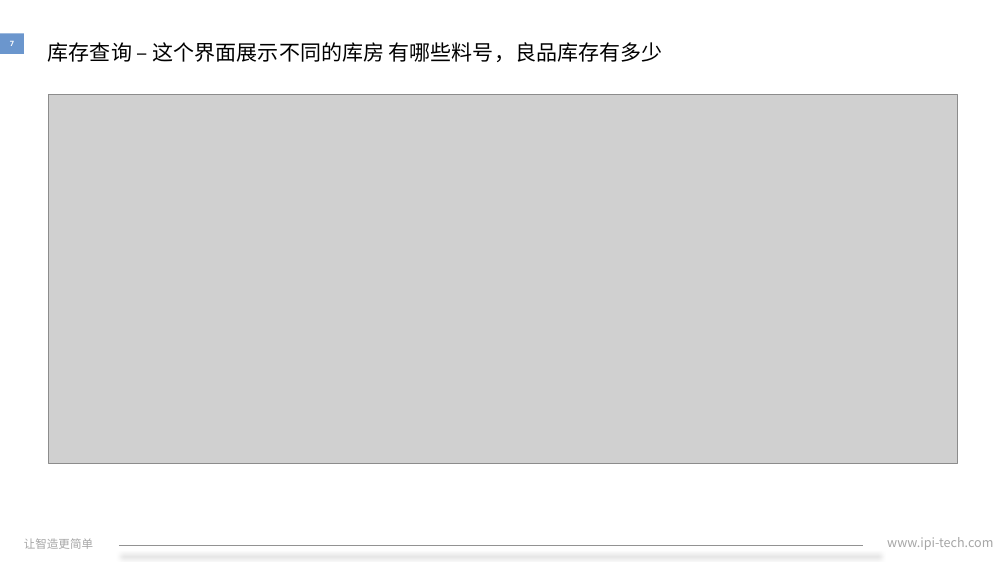
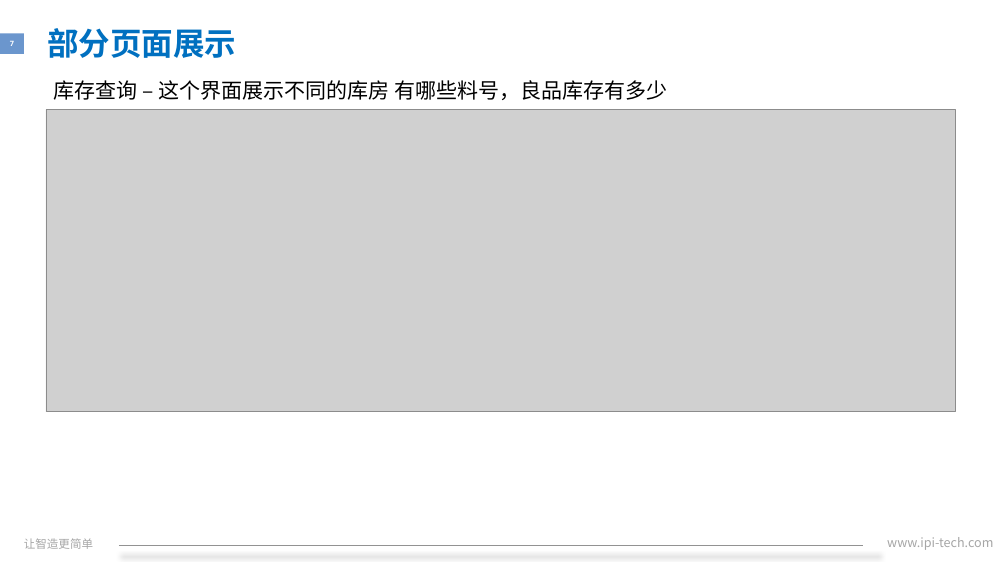
Before and after one commit to xiaozixiang/DocMent, a slide deck: slide 7 of IPI-HR-30-07A转正述职报告.pptx. Drawn at 1008x567 pixels with LibreOffice and Linux fonts; fonts in the diff are those of the drawing; grey boxes stand for pictures; background and template pictures are left out. Boxes give left, top, right and bottom in pixels: in the first picture for what was removed or moved away, otherwise in the second. Text is boxed around its words. In the diff, an @@ line names an element or a change of style, - is before the commit and + after.

```diff
--- a/IPI-HR-30-07A转正述职报告.pptx
+++ b/IPI-HR-30-07A转正述职报告.pptx
@@ text added at (47, 28, 236, 58), 30 pt, text #0070C0, bold @@
+部分页面展示
@@ text "库存查询 – 这个界面展示不同的库房 有哪些料号，良品库存有多少": place and size @@
-text "库存查询 – 这个界面展示不同的库房 有哪些料号，良品库存有多少" at (48, 42, 662, 62)
+text "库存查询 – 这个界面展示不同的库房 有哪些料号，良品库存有多少" at (53, 80, 667, 100)
@@ picture: place and size @@
-picture at (48, 95, 958, 464)
+picture at (46, 110, 956, 412)
```
Also in this commit, not shown: 15 other slides changed.
